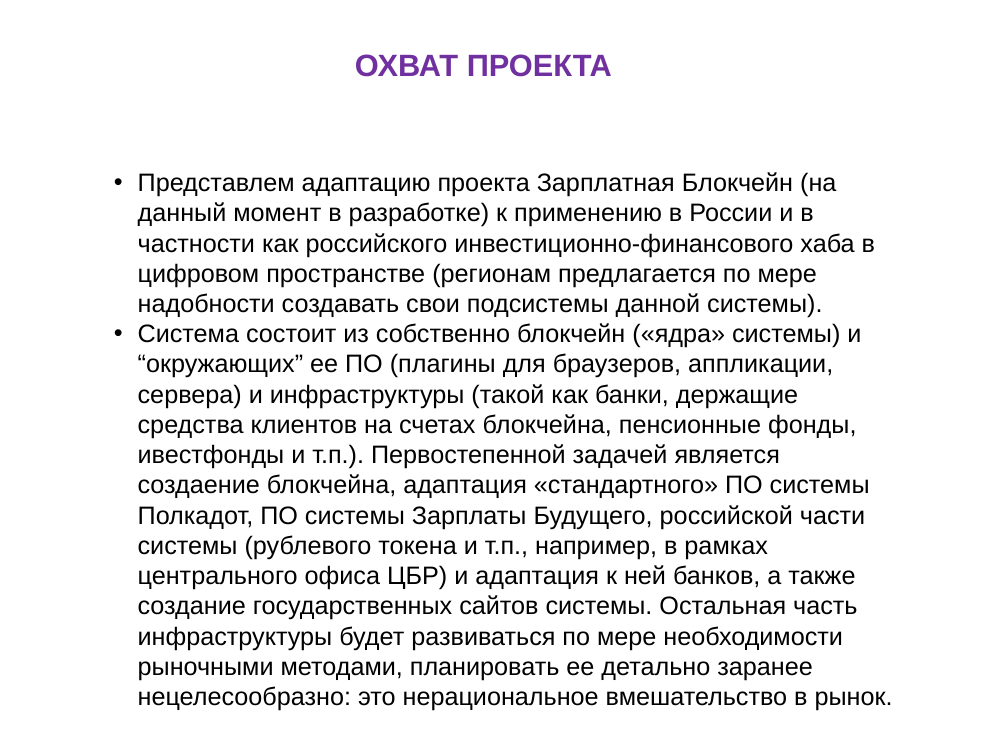
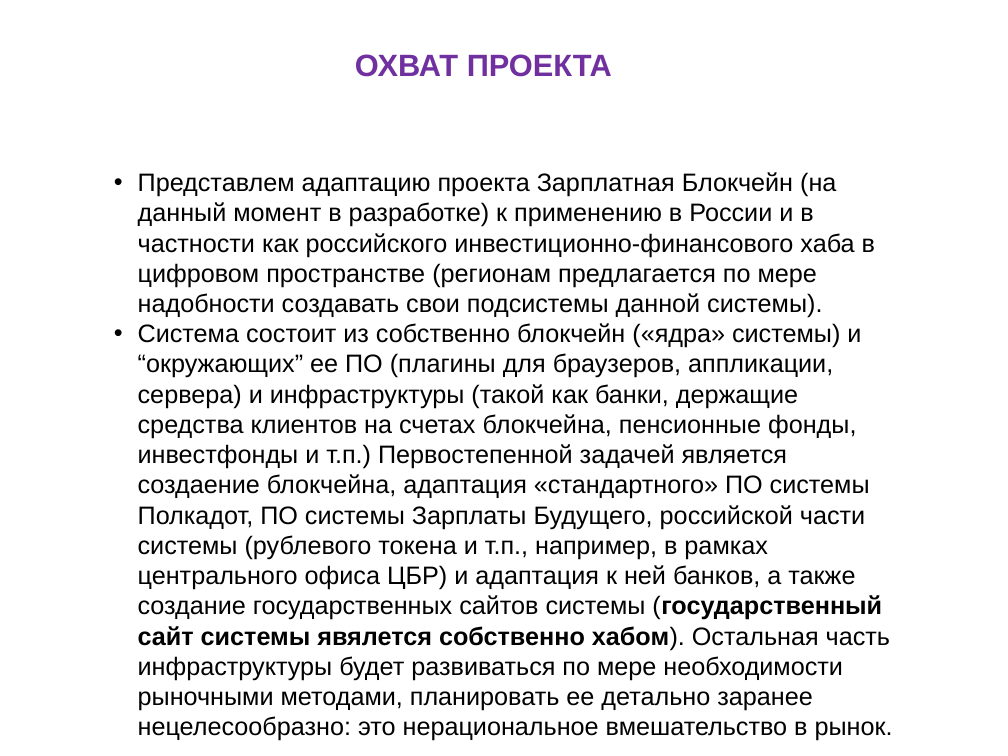
Before and after one commit to vporton/digital-breakthrough-2021, a slide deck: slide 3 of Цифровой-Прорыв.odp. Drawn at 1008x756 pixels with LibreOffice and Linux fonts; fonts in the diff are those of the drawing. Boxes give left, top, right and bottom in pixels: in the first picture for what was removed or moved away, otherwise in the second. Text is boxed around its words. In the diff, an @@ line names an element or a change of style, - is before the commit and + after.

```diff
--- a/Цифровой-Прорыв.odp
+++ b/Цифровой-Прорыв.odp
@@ text at (138, 323, 893, 741): text changed @@
-• Система состоит из собственно блокчейн («ядра» системы) и “окружающих” ее ПО (плагины для браузеров, аппликации, сервера) и инфраструктуры (такой как банки, держащие средства клиентов на счетах блокчейна, пенсионные фонды, ивестфонды и т.п.). Первостепенной задачей является создаение блокчейна, адаптация «стандартного» ПО системы Полкадот, ПО системы Зарплаты Будущего, российской части системы (рублевого токена и т.п., например, в рамках центрального офиса ЦБР) и адаптация к ней банков, а также создание государственных сайтов системы. Остальная часть инфраструктуры будет развиваться по мере необходимости рыночными методами, планировать ее детально заранее нецелесообразно: это нерациональное вмешательство в рынок.
+• Система состоит из собственно блокчейн («ядра» системы) и “окружающих” ее ПО (плагины для браузеров, аппликации, сервера) и инфраструктуры (такой как банки, держащие средства клиентов на счетах блокчейна, пенсионные фонды, инвестфонды и т.п.) Первостепенной задачей является создаение блокчейна, адаптация «стандартного» ПО системы Полкадот, ПО системы Зарплаты Будущего, российской части системы (рублевого токена и т.п., например, в рамках центрального офиса ЦБР) и адаптация к ней банков, а также создание государственных сайтов системы (государственный сайт системы явялется собственно хабом). Остальная часть инфраструктуры будет развиваться по мере необходимости рыночными методами, планировать ее детально заранее нецелесообразно: это нерациональное вмешательство в рынок.
```
Also in this commit, not shown: 5 other slides changed, 1 other file.
